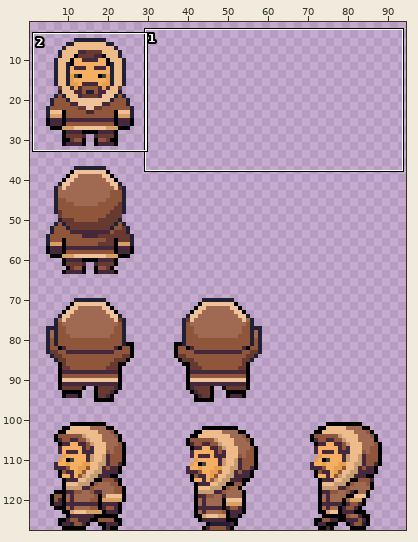
Sprite sheet: sprites/Todos.png. Above: a wide view before the commit, with the close-up outlined.
Close-up. Before the edit:
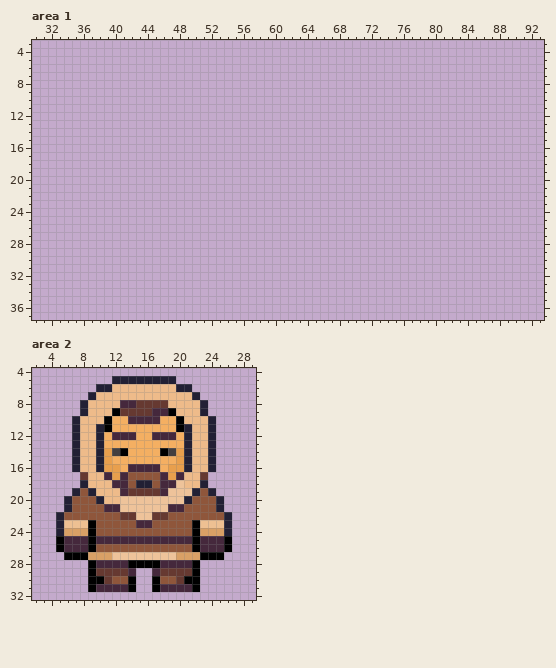
The file is 96x128 pixels. Colours within 5 levels of each other are drawn and written as one. Shown: area 1: x 30..93, y 3..37; area 2: x 2..29, y 4..32. The wide view leaves out empty margins.
And afterwards:
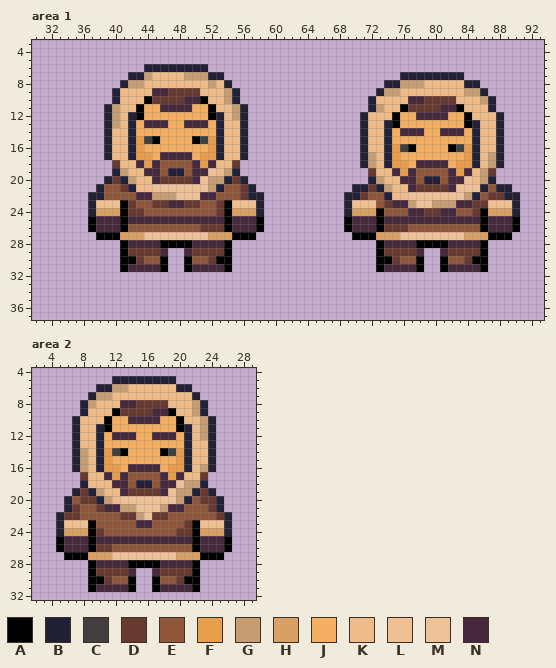
Palette (. is transparent): A #000000  B #222034  C #443f3f  D #663931  E #8f563b  F #e89f4d  G #c69c73  H #d9a066  J #f4af62  K #eebb8a  L #eec092  M #eec39a  N #45283c
Difference:
Changed rows in their new state; - is an unchanged pixel.
Area 1:
first column x 37:
 6 -------BBBBBBBB---------------------------------------
 7 -----BBGKKKKGGGBB----------------------BBBBBBBB-------
 8 ----BGGKKKKKKKKGKB-------------------BBGGGKKKKKBB-----
 9 ---BKKKKNNDDDDKKKGB-----------------BGGKKKKKKKKGGB----
10 ---BKKKADDDDNNAKKGB----------------BKKKKNNDDDDKKKGB---
11 --BGKKAJJNNNNJJAKKGB---------------BGKKADDDDNNAKKKB---
12 --BGKBAJJJJJJJJABKGB--------------BKKKAJJNNNNJJAKKKB--
13 --BGKBJNNNJJNNNJBKKB--------------BKKBAJJJJJJJJABKKB--
14 --BKKBJJJJJJJJJJBKKB--------------BKKBJNNNJJNNNJBKKB--
15 --BKKBFCAJJJJACFBKKB--------------BKKBJJJJJJJJJJBKKB--
16 --BKKBFJJJJJJJJFBKKB--------------BKKBFCAJJJJACFBKKB--
17 --BKKBFFJNNNNJFFBKKB--------------BGKBFJJJJJJJJFBKGB--
18 ---DKKNFNEEEENFNKKD---------------BGKBFFJNNNNJFFBKGB--
19 ---BGKKNNEBBENNMKGB----------------DKKNFNEEEENFNKGD---
20 --BDBGKKNDDDDNMGGBDB---------------BGKKNNEBBENNMKGB---
21 -BEEDBKKMMMMMMMGBEEDB------------BBDBGKKNDDDDNMMMBEBB-
22 BBEEEENNGGGMMMNNEEEDBB----------BBDEEBKKMMMMMMMGBEDDBB
23 BLLLADEEDDNNDDEEDALLLB----------BLLLEDNNGMMGGGNNDDLLLB
24 BHHHADDEEEEEEEEEDAHHHB----------BHHHAEEENNDDNNEEDAHHHB
25 ANNNANNNNNNNNNNNNANNNA----------ANNNANNNNNNNNNNNNANNNA
26 ANNNAEEEEEEEEEDDDANNNA----------ANNNADDDEEEEEEEEEANNNA
27 -AAAHHHMMMMMMMMHHHAAA------------AAAHHHMMMMMMMMHHHAAA-
28 ----ANNNNAAAANNNNA------------------ANNNNAAAANNNNA----
29 ----ADDDDN--NDDDDA------------------ADDDDN--NDDDDA----
30 ----AADEEA--AEEDAA------------------AADEEA--AEEDAA----
31 ----ANNNNA--ANNNNA------------------ANNNNA--ANNNNA----
Area 2:
first column x 6:
 6 ------GG------------
 7 ----GG--------------
 8 ---G------------G---
 9 ----------------G---
10 -----------------G--
11 -----------------G--
12 -----------------G--
14 --G-----------------
15 --G-----------------
16 --G--------------G--
18 ---------------GG---
19 --D-G---------GG-D--
20 --DD-G--------G--DD-
21 -D--D--GG---G-----D-
22 DD-------G---------D
23 ---------------D----
24 ----D---------DD----
26 ----DD--------------
